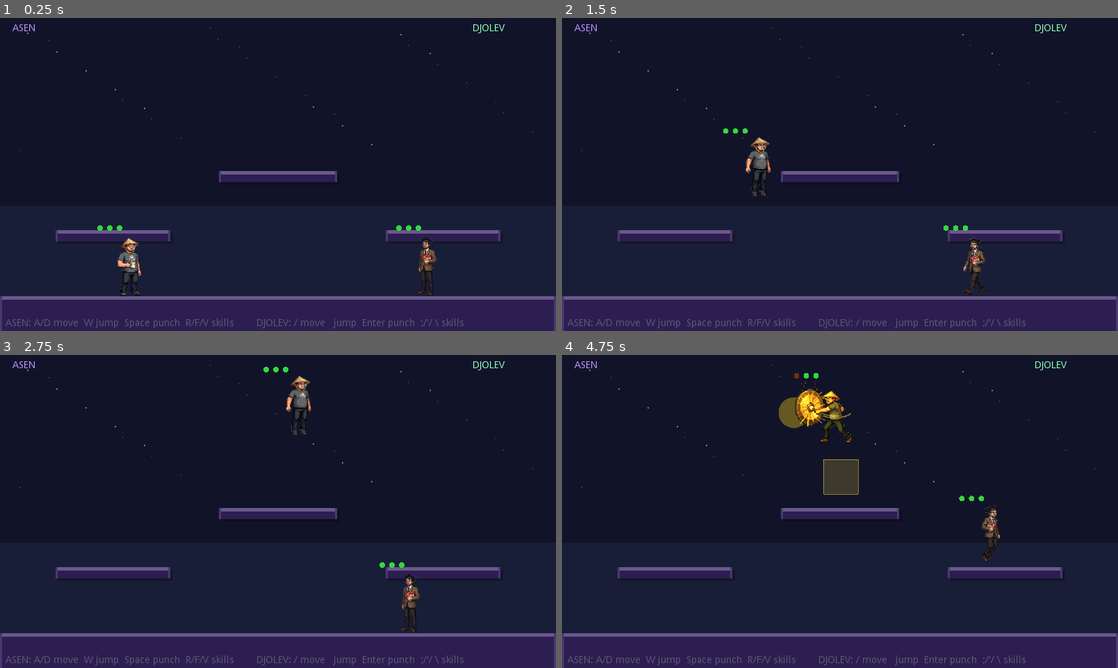
Above: before the commit, frames 1-4 (two rows, left to right).
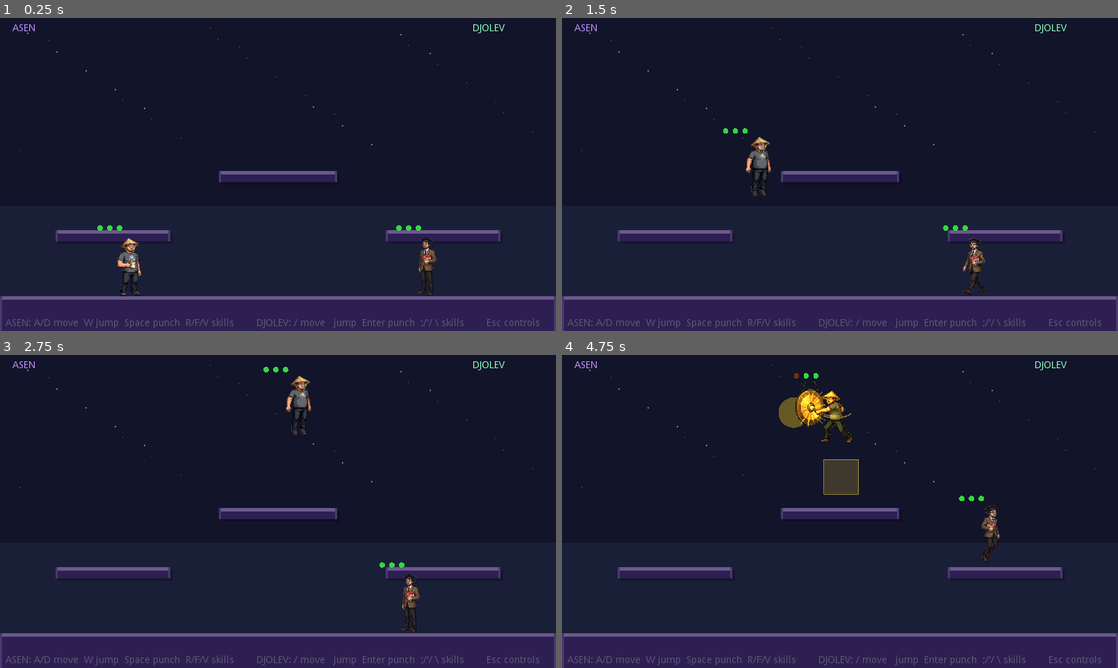
Above: after the commit, the same moments.

Repository: asenmitrev/cucugo
Game: Godot game, scene res://scenes/Main.tscn
The game is run twice, just before and just after one commit, with the same random seed, the same clock (stepped at 60 frames per second) and the same inputs.
Inputs:
- Up to frame 1 (0.25 s): no input
- Up to frame 2 (1.5 s): tap Enter (p2_punch) at 0.5 s; hold D (p1_right) 0.53-1.28 s; tap Space (p1_punch) at 0.6 s; tap W (p1_jump) at 0.77, 1.07 s; tap Left (p2_left) at 0.8, 1.35 s; hold Down (ui_down) from 1.28 s (still down)
- Up to frame 3 (2.75 s): tap W (p1_jump) at 1.52, 1.82 s; tap Enter (p2_punch) at 1.55, 2.1 s; release Down (ui_down) at 2.03 s; hold D (p1_right) from 2.03 s (still down); tap Right (p2_right) at 2.3 s
- Up to frame 4 (4.75 s): tap Right (p2_right) at 2.85 s; tap W (p1_jump) at 3.02, 3.05, 3.32, 3.6, 3.77, 4.07, 4.52 s; release D (p1_right) at 3.53 s; hold A (p1_left) from 3.53 s (still down); tap Up (p2_jump) at 3.8, 4.35 s; tap R (p1_skill1) at 4.15 s; tap Space (p1_punch) at 4.55 s

The runs differ from the first frame. In frame 1, less than 0.1% of the frame differs, in the area x 87-97%, y 96-99%; in frame 2, 0.3%; in frame 3, less than 0.1%; in frame 4, 0.5%, in the area x 39-97%, y 5-99%.

Commit message:
feat: add controls menu with remappable bindings
- Add in-game controls menu (Esc/start) with up/down navigation and
  key/joypad remapping for all 6 skill actions plus movement
- Persist bindings to user://controls.cfg on close
- Add ControllerMapper autoload for gamepad support
- Preload all sprite textures at parse time for zero I/O in _init_player
- Support multiple simultaneous active skill effects (array instead of single)
- Auto-restart countdown (3s) on game over
- Adjust asen_whirl effect hitbox dimensions and offset
- Enable lossy compression on sprite imports
- Update project settings (display, audio, rendering, input map)

Diff:
--- a/project.godot
+++ b/project.godot
@@ -30,13 +30,25 @@
 run/main_scene="res://scenes/Main.tscn"
 config/icon="res://icon.png"
 
+[audio]
+
+mixer/output_rate=22050
+
+[autoload]
+
+ControllerMapper="*res://scripts/ControllerMapper.gd"
+
 [display]
 
 window/size/width=800
 window/size/height=450
+window/size/borderless=true
 window/size/fullscreen=true
-window/stretch/mode="2d"
-window/stretch/aspect="keep"
+window/dpi/allow_hidpi=true
+window/vsync/use_vsync=false
+window/stretch/mode="viewport"
+window/stretch/aspect="expand"
+window/fullscreen=true
 
 [gui]
 
@@ -119,6 +131,15 @@
 "events": [ Object(InputEventKey,"resource_local_to_scene":false,"resource_name":"","device":0,"alt":false,"shift":false,"control":false,"meta":false,"command":false,"pressed":false,"scancode":92,"physical_scancode":0,"unicode":0,"echo":false,"script":null)
  ]
 }
+start={
+"deadzone": 0.5,
+"events": [ Object(InputEventKey,"resource_local_to_scene":false,"resource_name":"","device":0,"alt":false,"shift":false,"control":false,"meta":false,"command":false,"pressed":false,"scancode":16777217,"physical_scancode":0,"unicode":0,"echo":false,"script":null)
+, Object(InputEventJoypadButton,"resource_local_to_scene":false,"resource_name":"","device":0,"button_index":7,"pressure":0.0,"pressed":false,"script":null)
+, Object(InputEventJoypadButton,"resource_local_to_scene":false,"resource_name":"","device":1,"button_index":7,"pressure":0.0,"pressed":false,"script":null)
+, Object(InputEventJoypadButton,"resource_local_to_scene":false,"resource_name":"","device":0,"button_index":9,"pressure":0.0,"pressed":false,"script":null)
+, Object(InputEventJoypadButton,"resource_local_to_scene":false,"resource_name":"","device":1,"button_index":9,"pressure":0.0,"pressed":false,"script":null)
+ ]
+}
 
 [physics]
 
@@ -126,4 +147,18 @@
 
 [rendering]
 
+quality/driver/driver_name="GLES2"
+quality/intended_usage/framebuffer_allocation=0
+quality/intended_usage/framebuffer_allocation.mobile=0
+2d/snapping/use_gpu_pixel_snap=true
+vram_compression/import_etc=true
+vram_compression/import_etc2=false
 environment/default_environment="res://default_env.tres"
+2d/options/batching=true
+quality/2d/use_pixel_snap=true
+quality/framerate/fps=60
+quality/driver/driver_capabilities=0
+vram_compression/import_astc=false
+quality/environment/ambient_light_enabled=false
+quality/environment/ambient_light_energy=0.0
+quality/environment/ambient_light_sky_contribution=0.0
--- a/resources/skills/asen_whirl.tres
+++ b/resources/skills/asen_whirl.tres
@@ -8,9 +8,9 @@
 cast_time = 0.2
 cooldown = 2.0
 anim_cast = 0.06
-effect_width = 110.0
-effect_height = 110.0
-effect_offset_x = -100.0
-effect_offset_y = -100.0
+effect_width = 100.0
+effect_height = 100.0
+effect_offset_x = 0.0
+effect_offset_y = -25.0
 effect_duration = 0.32
 effect_color = Color( 0.55, 0.2, 1, 1 )
--- /dev/null
+++ b/scripts/ControllerMapper.gd
@@ -0,0 +1,204 @@
+extends Node
+
+# Reads EmulationStation's es_input.cfg and remaps Godot's InputMap
+# to match the physical buttons configured on the RetroPie arcade cabinet.
+#
+# Falls back silently to project.godot defaults when:
+#   - es_input.cfg does not exist (desktop / non-RetroPie)
+#   - No connected joypad matches any config entry
+#   - A required ES action is absent from the config
+
+const ACTION_MAP := {
+	"left":  [["p1_left", 0],   ["p2_left", 1]],
+	"right": [["p1_right", 0],  ["p2_right", 1]],
+	"up":    [["p1_jump", 0],   ["p2_jump", 1]],
+	"a":     [["p1_punch", 0],  ["p2_punch", 1]],
+	"b":     [["p1_skill1", 0], ["p2_skill1", 1]],
+	"x":     [["p1_skill2", 0], ["p2_skill2", 1]],
+	"y":     [["p1_skill3", 0], ["p2_skill3", 1]],
+	"start": [["start", 0],     ["start", 1]],
+}
+
+const HAT_TO_BUTTON := {
+	1: 12,
+	2: 14,
+	4: 15,
+	8: 13,
+}
+
+const ES_CONFIG_PATHS := [
+	"/home/pi/.emulationstation/es_input.cfg",
+	"/root/.emulationstation/es_input.cfg",
+	"/home/user/.emulationstation/es_input.cfg",
+]
+
+
+func _ready() -> void:
+	var config_path := _find_config_file()
+	if config_path == "":
+		print("ControllerMapper: es_input.cfg not found, keeping default bindings")
+		return
+
+	print("ControllerMapper: loading ", config_path)
+	var configs := _parse_es_config(config_path)
+	if configs.empty():
+		print("ControllerMapper: no valid inputConfig entries found")
+		return
+
+	for device in [0, 1]:
+		var joy_guid: String = Input.get_joy_guid(device)
+		var joy_name: String = Input.get_joy_name(device)
+		if joy_guid == "" and joy_name == "":
+			continue
+
+		var cfg = _find_matching_config(configs, joy_guid, joy_name)
+		if cfg == null:
+			print("ControllerMapper: no ES config match for device ", device,
+				  " (", joy_name, " / ", joy_guid, "), keeping defaults")
+			continue
+
+		print("ControllerMapper: applying ES config for device ", device,
+			  " matched to '", cfg.device_name, "'")
+		_apply_config(cfg.inputs, device)
+
+
+func _find_config_file() -> String:
+	for path in ES_CONFIG_PATHS:
+		if File.new().file_exists(path):
+			return path
+	return ""
+
+
+func _parse_es_config(path: String) -> Array:
+	var parser := XMLParser.new()
+	if parser.open(path) != OK:
+		print("ControllerMapper: failed to open ", path)
+		return []
+
+	var configs := []
+	var current_config = null
+
+	while parser.read() == OK:
+		var node_type := parser.get_node_type()
+
+		if node_type == XMLParser.NODE_ELEMENT:
+			var tag := parser.get_node_name()
+
+			if tag == "inputConfig":
+				current_config = {
+					"device_name": _attr(parser, "deviceName", ""),
+					"device_guid": _attr(parser, "deviceGUID", ""),
+					"inputs": {},
+				}
+
+			elif tag == "input" and current_config != null:
+				var name  := _attr(parser, "name", "")
+				var itype := _attr(parser, "type", "")
+				var id    := int(_attr(parser, "id", "0"))
+				var value := int(_attr(parser, "value", "0"))
+				if name != "" and itype != "":
+					current_config.inputs[name] = {
+						"type": itype, "id": id, "value": value
+					}
+
+		elif node_type == XMLParser.NODE_ELEMENT_END:
+			if parser.get_node_name() == "inputConfig" and current_config != null:
+				configs.append(current_config)
+				current_config = null
+
+	return configs
+
+
+func _attr(parser: XMLParser, attr: String, default: String) -> String:
+	for i in parser.get_attribute_count():
+		if parser.get_attribute_name(i) == attr:
+			return parser.get_attribute_value(i)
+	return default
+
+
+func _find_matching_config(configs: Array, guid: String, name: String):
+	if guid != "":
+		for cfg in configs:
+			if cfg.device_guid == guid:
+				return cfg
+	if name != "":
+		for cfg in configs:
+			if cfg.device_name.to_lower() in name.to_lower() or \
+			   name.to_lower() in cfg.device_name.to_lower():
+				return cfg
+	return null
+
+
+func _apply_config(inputs: Dictionary, device: int) -> void:
+	for es_action in ACTION_MAP:
+		if not inputs.has(es_action):
+			continue
+
+		var info: Dictionary = inputs[es_action]
+		var event = _make_event(info, device)
+		if event == null:
+			continue
+
+		for binding in ACTION_MAP[es_action]:
+			var game_action: String = binding[0]
+			var target_device: int  = binding[1]
+			if target_device != device:
+				continue
+
+			var ev = event.duplicate()
+			ev.device = device
+			_replace_joypad_event(game_action, ev)
+
+
+func _make_event(info: Dictionary, device: int) -> InputEvent:
+	match info.type:
+		"button":
+			var ev := InputEventJoypadButton.new()
+			ev.device = device
+			ev.button_index = info.id
+			ev.pressed = true
+			return ev
+
+		"axis":
+			var ev := InputEventJoypadMotion.new()
+			ev.device = device
+			ev.axis = info.id
+			ev.axis_value = float(info.value)
+			return ev
+
+		"hat":
+			if not HAT_TO_BUTTON.has(info.value):
+				print("ControllerMapper: unknown hat value ", info.value)
+				return null
+			var ev := InputEventJoypadButton.new()
+			ev.device = device
+			ev.button_index = HAT_TO_BUTTON[info.value]
+			ev.pressed = true
+			return ev
+
+	return null
+
+
+func _replace_joypad_event(action: String, new_event: InputEvent) -> void:
+	if not InputMap.has_action(action):
+		return
+
+	var to_remove := []
+	for ev in InputMap.get_action_list(action):
+		if ev is InputEventJoypadButton or ev is InputEventJoypadMotion:
+			if ev.device == new_event.device:
+				to_remove.append(ev)
+	for ev in to_remove:
+		InputMap.action_erase_event(action, ev)
+
+	InputMap.action_add_event(action, new_event)
+	print("ControllerMapper:  ", action, " device:", new_event.device,
+		  " <- ", _describe_event(new_event))
+
+
+func _describe_event(ev: InputEvent) -> String:
+	if ev is InputEventJoypadButton:
+		return "button " + str(ev.button_index)
+	if ev is InputEventJoypadMotion:
+		return "axis " + str(ev.axis) + " value " + str(ev.axis_value)
+	return "unknown"
--- a/scripts/Main.gd
+++ b/scripts/Main.gd
@@ -17,10 +17,28 @@
 var ASEN_DEF   = preload("res://resources/asen.tres")
 var DJOLEV_DEF = preload("res://resources/djolev.tres")
 
+# Preload all sprite textures at parse time so _init_player does zero disk I/O.
+const _TEX := {
+    "asen": {
+        "idle":  preload("res://assets/asen/asen-idle.png"),
+        "walk":  preload("res://assets/asen/asen-walk.png"),
+        "jump":  preload("res://assets/asen/asen-jump.png"),
+        "punch": preload("res://assets/asen/asen-punch.png"),
+    },
+    "djolev": {
+        "idle":  preload("res://assets/djolev/djolev-idle.png"),
+        "walk":  preload("res://assets/djolev/djolev-walk.png"),
+        "jump":  preload("res://assets/djolev/djolev-jump.png"),
+        "punch": preload("res://assets/djolev/djolev-punch.png"),
+    },
+}
+
 
 var pl := [{}, {}]
 var impacts := []
 var game_over := false
+var restart_t: float = 0.0
+const RESTART_DELAY := 3.0
 
 var _lbl_p1: Label
 var _lbl_p2: Label
@@ -28,6 +46,47 @@
 var _lbl_restart: Label
 var _lbl_controls: Label
 
+# --- Controls menu ---
+var show_controls: bool = false
+var controls_sel: int = 0
+
+var _ctrl_title: Label
+var _ctrl_hint: Label
+var _ctrl_font: Font
+
+var _ctrl_bindings: Dictionary = {}
+
+const CTRL_ACTIONS := [
+	{"player": 0, "label": "Skill 1", "action": "p1_skill1"},
+	{"player": 0, "label": "Skill 2", "action": "p1_skill2"},
+	{"player": 0, "label": "Skill 3", "action": "p1_skill3"},
+	{"player": 1, "label": "Skill 1", "action": "p2_skill1"},
+	{"player": 1, "label": "Skill 2", "action": "p2_skill2"},
+	{"player": 1, "label": "Skill 3", "action": "p2_skill3"},
+]
+
+const CTRL_VISIBLE_ROWS := 6
+const CTRL_ROW_H := 28
+const CTRL_BOX_W := 560
+const CTRL_BOX_H := 320
+
+var DEFAULT_BINDS := {
+	"p1_left":    KEY_A,
+	"p1_right":   KEY_D,
+	"p1_jump":    KEY_W,
+	"p1_punch":   KEY_SPACE,
+	"p1_skill1":  KEY_R,
+	"p1_skill2":  KEY_F,
+	"p1_skill3":  KEY_V,
+	"p2_left":    KEY_LEFT,
+	"p2_right":   KEY_RIGHT,
+	"p2_jump":    KEY_UP,
+	"p2_punch":   KEY_ENTER,
+	"p2_skill1":  KEY_SEMICOLON,
+	"p2_skill2":  KEY_APOSTROPHE,
+	"p2_skill3":  KEY_BACKSLASH,
+}
+
 
 func _ready() -> void:
 	var ui := CanvasLayer.new()
@@ -36,7 +95,7 @@
 	_lbl_p1 = _make_lbl(ASEN_DEF.display_name, Vector2(18, 8), ASEN_DEF.label_color)
 	_lbl_p2 = _make_lbl(DJOLEV_DEF.display_name, Vector2(680, 8), DJOLEV_DEF.label_color)
 	_lbl_controls = _make_lbl(
-		"ASEN: A/D move  W jump  Space punch  R/F/V skills        DJOLEV: ←/→ move  ↑ jump  Enter punch  ;/'/ \\ skills",
+		"ASEN: A/D move  W jump  Space punch  R/F/V skills        DJOLEV: ←/→ move  ↑ jump  Enter punch  ;/'/ \\ skills        Esc controls",
 		Vector2(8, 432), Color(0.35, 0.35, 0.45))
 	_lbl_winner = _make_lbl("", Vector2(0, 168), Color.white)
 	_lbl_winner.rect_size = Vector2(W / 2.8, 40)
@@ -44,7 +103,7 @@
 	_lbl_winner.align = Label.ALIGN_CENTER
 	_lbl_winner.visible = false
 
-	_lbl_restart = _make_lbl("Press R to rematch", Vector2(0, 248), Color(0.6, 0.6, 0.85))
+	_lbl_restart = _make_lbl("Restarting in 3...", Vector2(0, 248), Color(0.6, 0.6, 0.85))
 	_lbl_restart.rect_size = Vector2(W / 1.4, 30)
 	_lbl_restart.rect_scale = Vector2(1.4, 1.4)
 	_lbl_restart.align = Label.ALIGN_CENTER
@@ -52,6 +111,27 @@
 
 	for lbl in [_lbl_p1, _lbl_p2, _lbl_controls, _lbl_winner, _lbl_restart]:
 		ui.add_child(lbl)
+
+	# Controls menu UI
+	_ctrl_title = _make_lbl("CONTROLS", Vector2(0, 28), Color.white)
+	_ctrl_title.rect_size = Vector2(CTRL_BOX_W, 30)
+	_ctrl_title.rect_scale = Vector2(1.6, 1.6)
+	_ctrl_title.align = Label.ALIGN_CENTER
+	_ctrl_title.visible = false
+	ui.add_child(_ctrl_title)
+
+	_ctrl_hint = _make_lbl("", Vector2(0, CTRL_BOX_H - 28), Color(0.6, 0.6, 0.8))
+	_ctrl_hint.rect_size = Vector2(CTRL_BOX_W, 22)
+	_ctrl_hint.rect_scale = Vector2(1.0, 1.0)
+	_ctrl_hint.align = Label.ALIGN_CENTER
+	_ctrl_hint.visible = false
+	ui.add_child(_ctrl_hint)
+
+	_ctrl_font = _ctrl_title.get_font("font")
+
+	_ctrl_update_hint()
+	_setup_default_controls()
+	_ctrl_load()
 
 	_init_player(0, ASEN_DEF)
 	_init_player(1, DJOLEV_DEF)
@@ -64,6 +144,136 @@
 	l.rect_position = pos
 	l.add_color_override("font_color", col)
 	return l
+
+# ── Controls menu helpers ──────────────────────────────────────
+
+func _setup_default_controls() -> void:
+	for action in DEFAULT_BINDS:
+		if not _input_map_has_action(action):
+			InputMap.add_action(action)
+		var ev := InputEventKey.new()
+		ev.scancode = DEFAULT_BINDS[action]
+		_apply_event_to_action(action, ev)
+
+
+func _input_map_has_action(name: String) -> bool:
+	var actions: Array = InputMap.get_actions()
+	for a in actions:
+		if a == name:
+			return true
+	return false
+
+func _apply_event_to_action(action: String, ev: InputEvent) -> void:
+	var old: InputEvent = _ctrl_bindings.get(action, null)
+	if old != null:
+		InputMap.action_erase_event(action, old)
+	InputMap.action_add_event(action, ev)
+	_ctrl_bindings[action] = ev
+
+func _get_binding_display(action: String) -> String:
+	var ev: InputEvent = _ctrl_bindings.get(action, null)
+	if ev == null:
+		return "(unbound)"
+	if ev is InputEventKey:
+		var s: String = OS.get_scancode_string((ev as InputEventKey).scancode)
+		return s if s != "" else "(unbound)"
+	if ev is InputEventJoypadButton:
+		return "Joy:%d" % (ev as InputEventJoypadButton).button_index
+	return "(unbound)"
+
+
+func _ctrl_update_hint() -> void:
+	_ctrl_hint.text = "↑↓ navigate   any key/button to bind   Esc/B close"
+
+func _ctrl_toggle() -> void:
+	if show_controls:
+		_ctrl_save()
+	show_controls = not show_controls
+	_ctrl_title.visible = show_controls
+	_ctrl_hint.visible = show_controls
+	if show_controls:
+		var bx: float = (W - CTRL_BOX_W) / 2.0
+		var by: float = (H - CTRL_BOX_H) / 2.0
+		_ctrl_title.rect_position = Vector2(bx, by + 28)
+		_ctrl_hint.rect_position = Vector2(bx, by + CTRL_BOX_H - 28)
+
+func _ctrl_nav(dir: int) -> void:
+	controls_sel = wrapi(controls_sel + dir, 0, CTRL_ACTIONS.size())
+
+func _ctrl_remap(ev: InputEvent) -> void:
+	var ca: Dictionary = CTRL_ACTIONS[controls_sel]
+	_apply_event_to_action(ca["action"], ev)
+
+func _ctrl_draw_rows() -> void:
+	var bx: float = (W - CTRL_BOX_W) / 2.0
+	var by: float = (H - CTRL_BOX_H) / 2.0
+	var row_top: float = by + 62.0
+
+	var max_offset: int = max(0, CTRL_ACTIONS.size() - CTRL_VISIBLE_ROWS)
+	var offset: int = clamp(int(controls_sel) - 3, 0, max_offset)
+
+	var prev_player: int = -1
+	for v in CTRL_VISIBLE_ROWS:
+		var idx: int = offset + v
+		if idx >= CTRL_ACTIONS.size():
+			break
+		var ca: Dictionary = CTRL_ACTIONS[idx]
+		var ry: float = row_top + float(v) * CTRL_ROW_H
+
+		if ca["player"] != prev_player:
+			prev_player = ca["player"]
+			var pname: String = "Player 1" if ca["player"] == 0 else "Player 2"
+			var pcol: Color = ASEN_DEF.label_color if ca["player"] == 0 else DJOLEV_DEF.label_color
+			draw_string(_ctrl_font, Vector2(bx + 14.0, ry - 4.0), pname)
+
+		var key_str: String = _get_binding_display(ca["action"])
+		var line: String = "  %s: %s" % [ca["label"], key_str]
+
+		var col: Color = Color(1.0, 1.0, 1.0, 1.0) if idx == controls_sel else Color(0.75, 0.75, 0.85, 1.0)
+		draw_string(_ctrl_font, Vector2(bx + 14.0, ry + CTRL_ROW_H - 8.0), line)
+
+func _ctrl_save() -> void:
+	var file := File.new()
+	file.open("user://controls.cfg", File.WRITE)
+	for ca in CTRL_ACTIONS:
+		var action: String = ca["action"]
+		var ev: InputEvent = _ctrl_bindings.get(action, null)
+		if ev is InputEventKey:
+			file.store_line("%s=key:%d" % [action, (ev as InputEventKey).scancode])
+		elif ev is InputEventJoypadButton:
+			file.store_line("%s=joy:%d" % [action, (ev as InputEventJoypadButton).button_index])
+	file.close()
+
+func _ctrl_load() -> void:
+	var file := File.new()
+	if file.file_exists("user://controls.cfg"):
+		if file.open("user://controls.cfg", File.READ) == OK:
+			while !file.eof_reached():
+				var line: String = file.get_line()
+				var parts: PoolStringArray = line.split("=")
+				if parts.size() == 2:
+					var action: String = parts[0]
+					var val: String = parts[1]
+					if val.begins_with("key:"):
+						var keycode: int = int(val.substr(4))
+						if keycode > 0:
+							var kev := InputEventKey.new()
+							kev.scancode = keycode
+							_apply_event_to_action(action, kev)
+					elif val.begins_with("joy:"):
+						var btn: int = int(val.substr(4))
+						var jev := InputEventJoypadButton.new()
+						jev.button_index = btn
+						jev.pressed = true
+						_apply_event_to_action(action, jev)
+					else:
+						# Legacy format: plain integer keycode
+						var keycode: int = int(val)
+						if keycode > 0:
+							var kev := InputEventKey.new()
+							kev.scancode = keycode
+							_apply_event_to_action(action, kev)
+			file.close()
 
 
 func _init_player(i: int, def: CharacterDef) -> void:
@@ -74,9 +284,7 @@
 	spr.scale = Vector2(SW / 128.0, SH / 128.0)
 	add_child(spr)
 
-	var tex := {}
-	for s in ["idle", "walk", "jump", "punch"]:
-		tex[s] = load("res://assets/%s/%s-%s.png" % [def.char_name, def.char_name, s])
+	var tex: Dictionary = _TEX[def.char_name]
 
 	pl[i] = {
 		"def": def,
@@ -87,10 +295,10 @@
 		"dead": false, "death_t": 0.0,
 		"anim_t": 0.0, "anim_frame": 0, "prev_state": "idle",
 		"tex": tex, "spr": spr,
-		"skill_cds":     [0.0, 0.0, 0.0],
-		"casting_skill": -1,
-		"cast_t":         0.0,
-		"active_effect":  null,
+		"skill_cds":      [0.0, 0.0, 0.0],
+		"casting_skill":  -1,
+		"cast_t":          0.0,
+		"active_effects": [],
 	}
 
 
@@ -104,12 +312,64 @@
 	return 0.15
 
 
+func _input(event: InputEvent) -> void:
+	# Start action (gamepad or custom binding) toggles the controls menu
+	if InputMap.has_action("start") and event.is_action_pressed("start"):
+		_ctrl_toggle()
+		get_tree().set_input_as_handled()
+		return
+
+	if not show_controls:
+		if event is InputEventKey:
+			var ev: InputEventKey = event as InputEventKey
+			if ev.pressed and not ev.echo and ev.scancode == KEY_ESCAPE:
+				_ctrl_toggle()
+				get_tree().set_input_as_handled()
+		return
+
+	# Menu is open — consume all input so game physics don't fire
+	get_tree().set_input_as_handled()
+
+	# Navigation uses Godot's built-in ui_* actions which map to both
+	# keyboard arrows and gamepad d-pad automatically on all platforms.
+	if event.is_action_pressed("ui_up"):
+		_ctrl_nav(-1)
+		update()
+		return
+
+	if event.is_action_pressed("ui_down"):
+		_ctrl_nav(1)
+		update()
+		return
+
+	if event.is_action_pressed("ui_cancel"):
+		_ctrl_toggle()
+		return
+
+	# Remap: accept keyboard key presses and joypad button presses
+	if event is InputEventKey:
+		var ev: InputEventKey = event as InputEventKey
+		if ev.pressed and not ev.echo:
+			_ctrl_remap(event)
+			update()
+	elif event is InputEventJoypadButton:
+		var ev: InputEventJoypadButton = event as InputEventJoypadButton
+		if ev.pressed:
+			_ctrl_remap(event)
+			update()
+
 func _process(delta: float) -> void:
-	var dt := min(delta, 0.033)
+	var dt := min(delta, 0.1)
 
 	if game_over:
-		if Input.is_action_just_pressed("restart"):
+		restart_t += dt
+		_lbl_restart.text = "Restarting in %d..." % int(ceil(RESTART_DELAY - restart_t))
+		if restart_t >= RESTART_DELAY:
 			get_tree().reload_current_scene()
+		update()
+		return
+
+	if show_controls:
 		update()
 		return
 
@@ -175,7 +435,7 @@
 
 	if p["dead"]:
 		p["casting_skill"] = -1
-		p["active_effect"] = null
+		p["active_effects"] = []
 		p["vel"].y += GRAV * dt
 		p["pos"] += p["vel"] * dt
 		p["vel"].x = lerp(p["vel"].x, 0.0, 4.0 * dt)
@@ -187,9 +447,9 @@
 		if p["skill_cds"][k] > 0.0:
 			p["skill_cds"][k] = max(0.0, p["skill_cds"][k] - dt)
 
-	# Tick active effect and check for hits
-	if p["active_effect"] != null:
-		var ae: Dictionary = p["active_effect"]
+	# Tick active effects and check for hits
+	var live_effects := []
+	for ae in p["active_effects"]:
 		ae["t"] += dt
 		if not ae["hit"] and not o["dead"]:
 			var o_rect := Rect2(o["pos"], Vector2(SW, SH))
@@ -202,8 +462,9 @@
 				o["vel"] = Vector2(dir * 380.0, -440.0)
 				var hit_pos: Vector2 = eff_rect.position + eff_rect.size * 0.5
 				impacts.append({"pos": hit_pos, "age": 0.0})
-		if ae["t"] >= ae["skill"].effect_duration:
-			p["active_effect"] = null
+		if ae["t"] < ae["skill"].effect_duration:
+			live_effects.append(ae)
+	p["active_effects"] = live_effects
 
 	# Tick cast timer and activate when ready
 	if p["casting_skill"] >= 0:
@@ -289,12 +550,12 @@
 	else:
 		hx = pos.x + SW - sk.effect_offset_x - sk.effect_width
 	var hy: float = pos.y + sk.effect_offset_y
-	p["active_effect"] = {
+	p["active_effects"].append({
 		"skill": sk,
 		"t":     0.0,
 		"rect":  Rect2(hx, hy, sk.effect_width, sk.effect_height),
 		"hit":   false,
-	}
+	})
 	p["skill_cds"][skill_idx] = sk.cooldown
 	p["casting_skill"] = -1
 	p["cast_t"] = 0.0
@@ -337,6 +598,7 @@
 	if game_over:
 		return
 	game_over = true
+	restart_t = 0.0
 	_lbl_winner.text = text
 	_lbl_winner.visible = true
 	_lbl_restart.visible = true
@@ -366,14 +628,14 @@
 	# Active skill effect hitboxes
 	for i in [0, 1]:
 		var p: Dictionary = pl[i]
-		if p.empty() or p["active_effect"] == null:
+		if p.empty():
 			continue
-		var ae: Dictionary = p["active_effect"]
-		var col: Color = ae["skill"].effect_color
-		var fade: float = 1.0 - ae["t"] / ae["skill"].effect_duration
-		var rect: Rect2 = ae["rect"]
-		draw_rect(rect, Color(col.r, col.g, col.b, 0.35 * fade))
-		draw_rect(rect, Color(col.r, col.g, col.b, fade), false)
+		for ae in p["active_effects"]:
+			var col: Color = ae["skill"].effect_color
+			var fade: float = 1.0 - ae["t"] / ae["skill"].effect_duration
+			var rect: Rect2 = ae["rect"]
+			draw_rect(rect, Color(col.r, col.g, col.b, 0.35 * fade))
+			draw_rect(rect, Color(col.r, col.g, col.b, fade), false)
 
 	# Cast charge bars (above character head)
 	for i in [0, 1]:
@@ -418,3 +680,20 @@
 
 	if game_over:
 		draw_rect(Rect2(0, 0, W, H), Color(0, 0, 0, 0.58))
+
+	# Controls menu overlay
+	if show_controls:
+		var bx: float = (W - CTRL_BOX_W) / 2.0
+		var by: float = (H - CTRL_BOX_H) / 2.0
+		draw_rect(Rect2(0, 0, W, H), Color(0, 0, 0, 0.65))
+		draw_rect(Rect2(bx, by, CTRL_BOX_W, CTRL_BOX_H), Color(0.08, 0.08, 0.14))
+		draw_rect(Rect2(bx, by, CTRL_BOX_W, CTRL_BOX_H), Color(0.45, 0.4, 0.65), false, 2.0)
+
+		var row_top: float = by + 62.0
+		var max_offset: int = max(0, CTRL_ACTIONS.size() - CTRL_VISIBLE_ROWS)
+		var offset: int = clamp(int(controls_sel) - 3, 0, max_offset)
+		var sel_vis: int = controls_sel - offset
+		var sel_ry: float = row_top + float(sel_vis) * CTRL_ROW_H
+		draw_rect(Rect2(bx + 4.0, sel_ry - 2.0, CTRL_BOX_W - 8.0, CTRL_ROW_H + 4.0), Color(0.22, 0.22, 0.35))
+
+		_ctrl_draw_rows()
Not shown, changed: assets/asen/asen-idle.png.import
Not shown, changed: assets/asen/asen-jump.png.import
Not shown, changed: assets/asen/asen-punch.png.import
Not shown, changed: assets/asen/asen-walk.png.import
Not shown, changed: assets/djolev/djolev-idle.png.import
Not shown, changed: assets/djolev/djolev-jump.png.import
Not shown, changed: assets/djolev/djolev-punch.png.import
Not shown, changed: assets/djolev/djolev-walk.png.import
Not shown, added: export_presets.cfg
